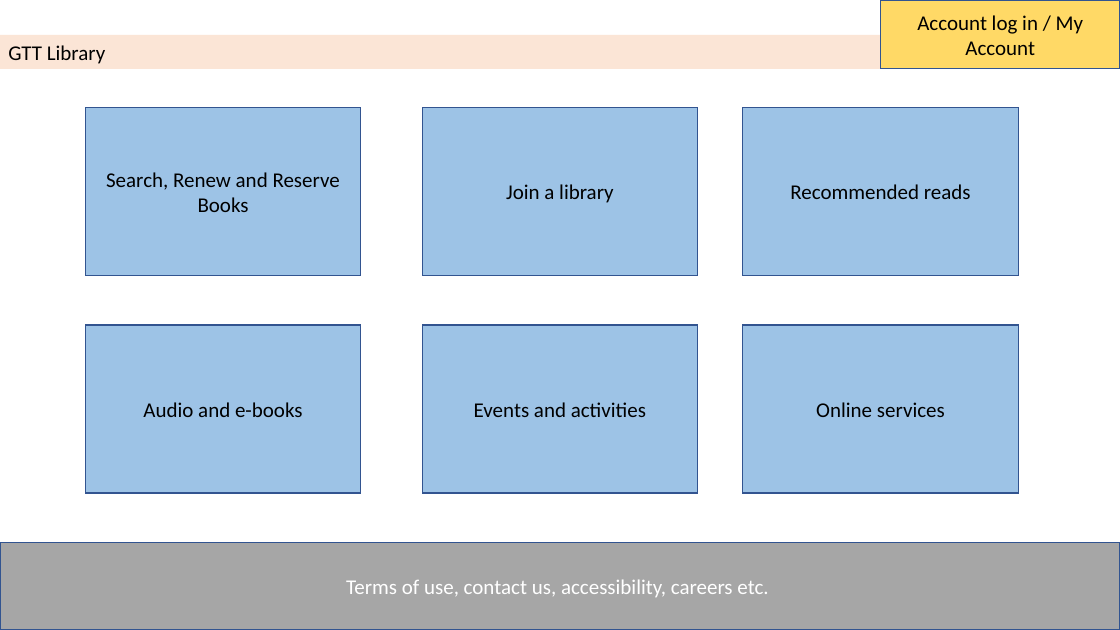
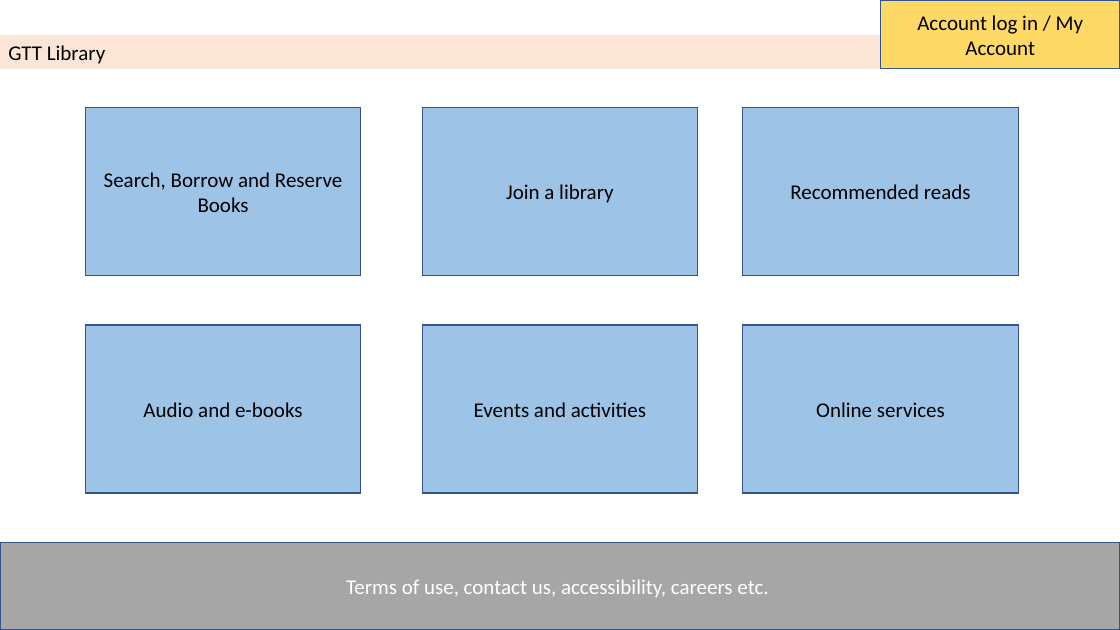
Before and after one commit to sarahrainbow/Bookworms, a slide deck: slide 1 of Docs/LibraryWireframe.pptx. Drawn at 1120x630 pixels with LibreOffice and Linux fonts; fonts in the diff are those of the drawing. Boxes give left, top, right and bottom in pixels: in the first picture for what was removed or moved away, otherwise in the second. Text is boxed around its words. In the diff, an @@ line names an element or a change of style, - is before the commit and + after.

```diff
--- a/Docs/LibraryWireframe.pptx
+++ b/Docs/LibraryWireframe.pptx
@@ text in rectangle at (104, 172, 342, 212): text changed @@
-Search, Renew and Reserve Books
+Search, Borrow and Reserve Books
```
Also in this commit, not shown: 1 other slide changed, 5 slides added.
